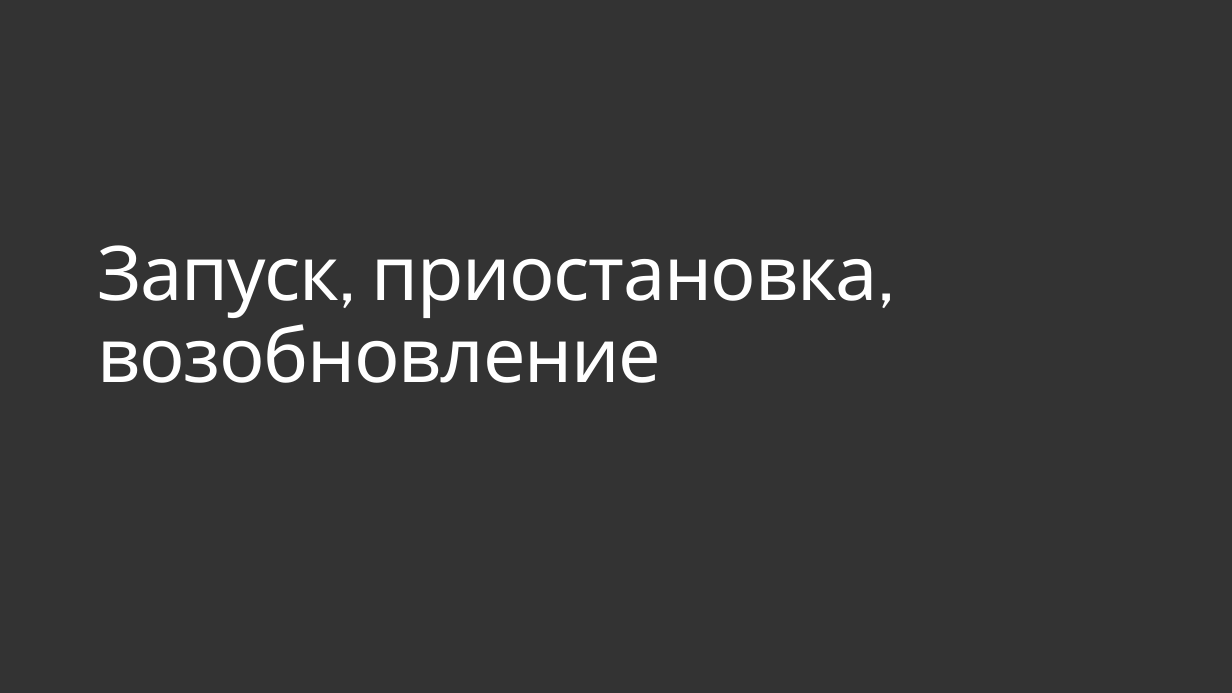
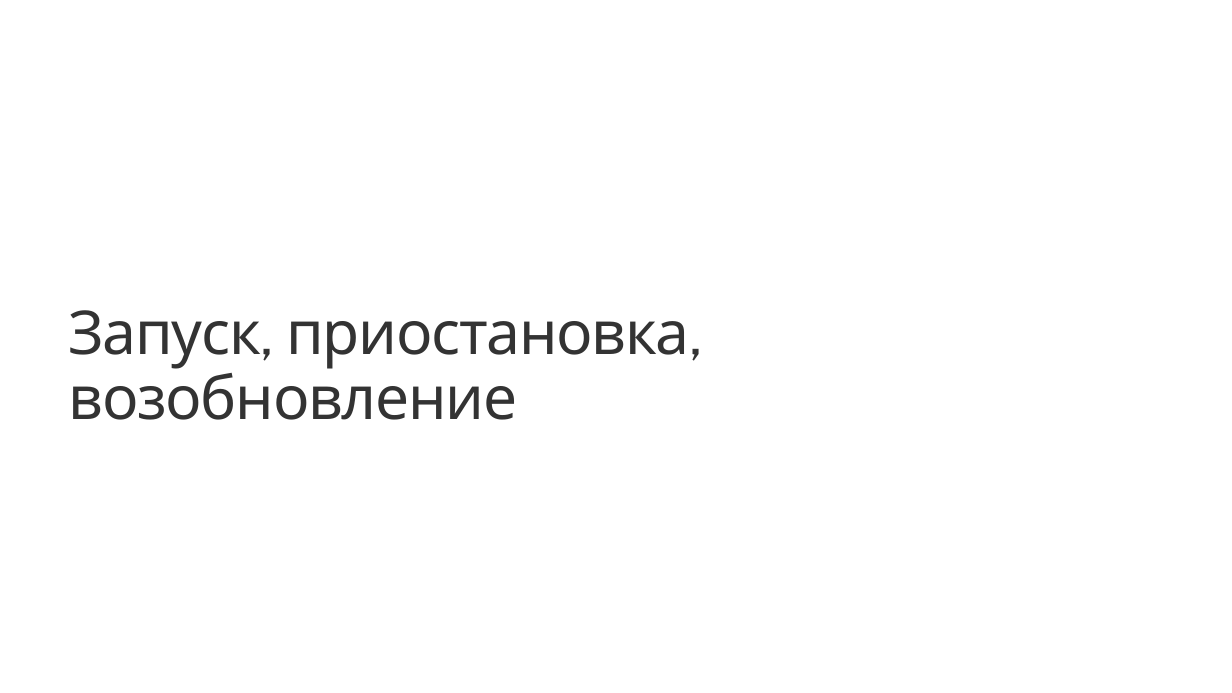
Before and after one commit to evangelism/Win10UWPCourse, a slide deck: slide 6 of 05. Application Lifecycle/5 - Application Lifecycle (RUS).pptx. Drawn at 1232x693 pixels with LibreOffice and Linux fonts; fonts in the diff are those of the drawing; background and template pictures are left out. Boxes give left, top, right and bottom in pixels: in the first picture for what was removed or moved away, otherwise in the second. Text is boxed around its words. In the diff, an @@ line names an element or a change of style, - is before the commit and + after.

```diff
--- a/05. Application Lifecycle/5 - Application Lifecycle (RUS).pptx
+++ b/05. Application Lifecycle/5 - Application Lifecycle (RUS).pptx
@@ background #333333 to #FFFFFF @@
@@ title "Запуск, приостановка, возобновление": place and size @@
-title "Запуск, приостановка, возобновление" at bbox=[97, 245, 895, 383]
+title "Запуск, приостановка, возобновление" at bbox=[69, 310, 702, 420]
@@ title "Запуск, приостановка, возобновление" at bbox=[69, 310, 702, 420]: size 58.8 to 47 pt, text colour #FFFFFF to #333333 @@
```
Also in this commit, not shown: 11 other slides changed.
